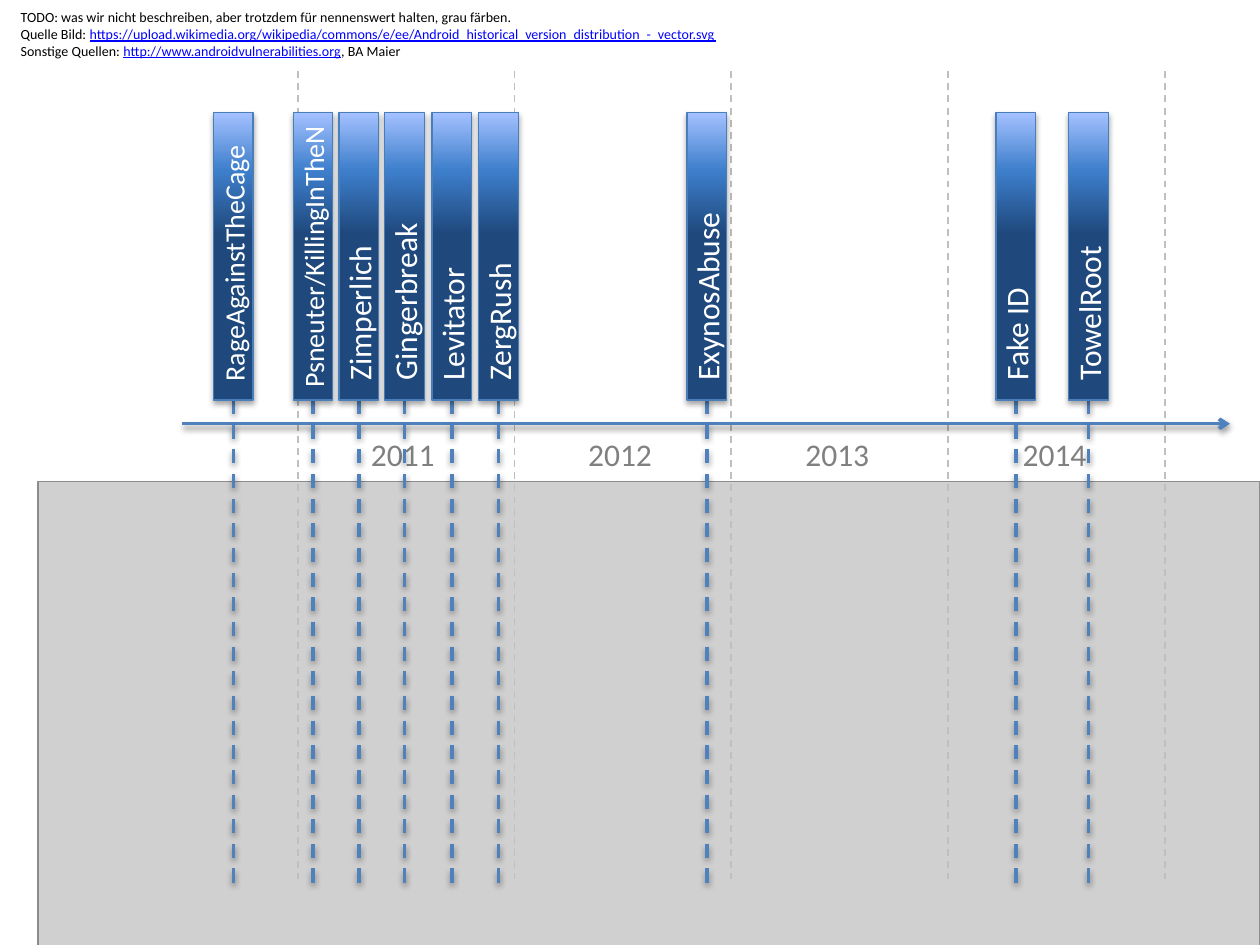
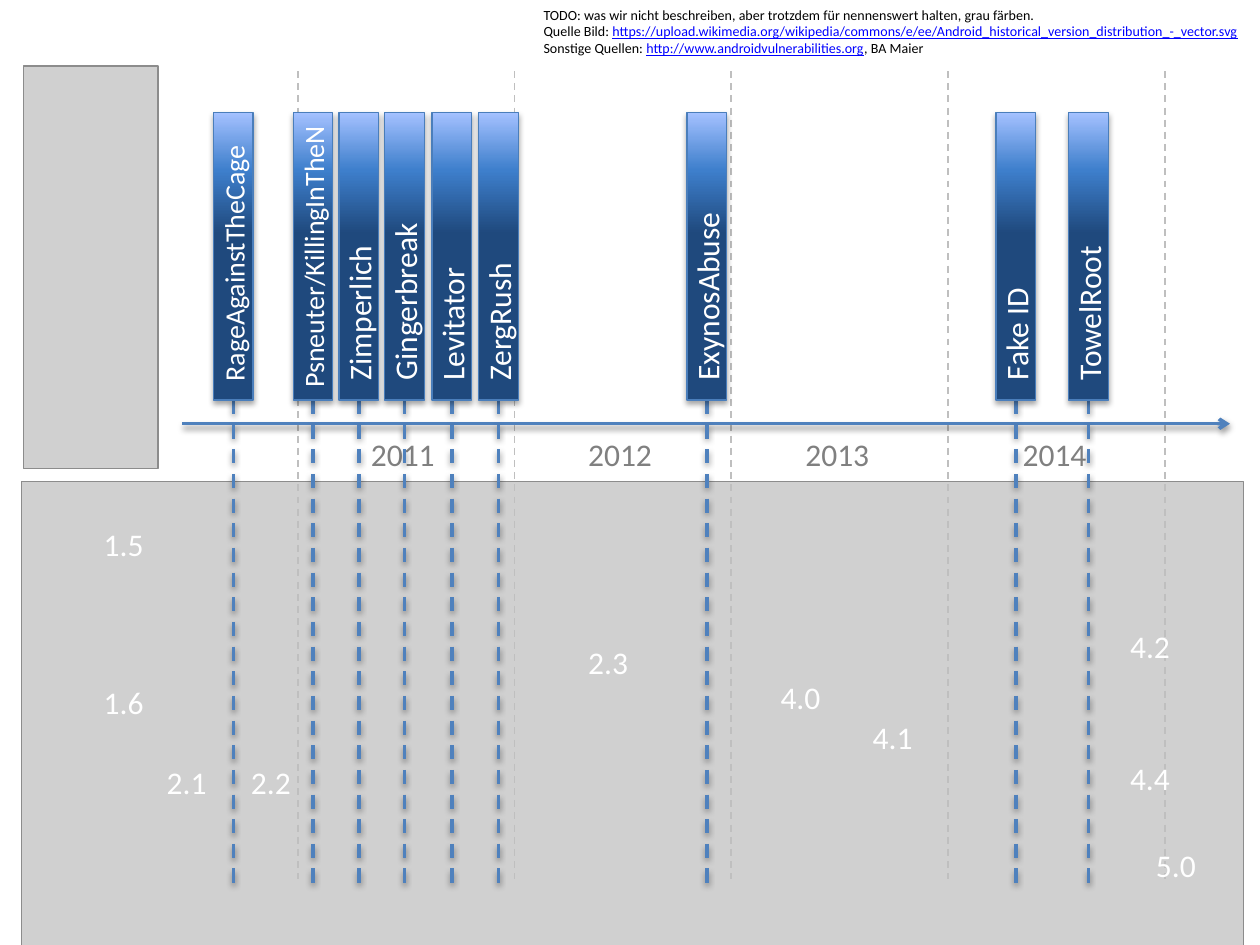
Before and after one commit to grandcat/tum_getin, a slide deck: slide 1 of workshop/ppt/timeline.pptx. Drawn at 1260x945 pixels with LibreOffice and Linux fonts; fonts in the diff are those of the drawing; grey boxes stand for pictures. Boxes give left, top, right and bottom in pixels: in the first picture for what was removed or moved away, otherwise in the second. Text is boxed around its words. In the diff, an @@ line names an element or a change of style, - is before the commit and + after.

```diff
--- a/workshop/ppt/timeline.pptx
+++ b/workshop/ppt/timeline.pptx
@@ text "TODO: was wir nicht beschreiben, ..." moved from (x1=21, y1=12, x2=715, y2=59) to (x1=544, y1=10, x2=1237, y2=56) @@
@@ picture added at (x1=24, y1=66, x2=159, y2=467) @@
@@ picture moved from (x1=38, y1=481, x2=1260, y2=945) to (x1=21, y1=481, x2=1244, y2=945) @@
@@ text added at (x1=104, y1=536, x2=144, y2=556), 18 pt, text #FFFFFF @@
+1.5
@@ text added at (x1=588, y1=654, x2=628, y2=674), 18 pt, text #FFFFFF @@
+2.3
@@ text added at (x1=1130, y1=638, x2=1170, y2=658), 18 pt, text #FFFFFF @@
+4.2
@@ text added at (x1=781, y1=689, x2=821, y2=709), 18 pt, text #FFFFFF @@
+4.0
@@ text added at (x1=104, y1=693, x2=144, y2=714), 18 pt, text #FFFFFF @@
+1.6
@@ text added at (x1=873, y1=729, x2=913, y2=749), 18 pt, text #FFFFFF @@
+4.1
@@ text added at (x1=167, y1=774, x2=207, y2=794), 18 pt, text #FFFFFF @@
+2.1
@@ text added at (x1=251, y1=774, x2=291, y2=794), 18 pt, text #FFFFFF @@
+2.2
@@ text added at (x1=1130, y1=770, x2=1170, y2=790), 18 pt, text #FFFFFF @@
+4.4
@@ text added at (x1=1156, y1=857, x2=1196, y2=877), 18 pt, text #FFFFFF @@
+5.0
```
Also in this commit, not shown: 3 other files.
